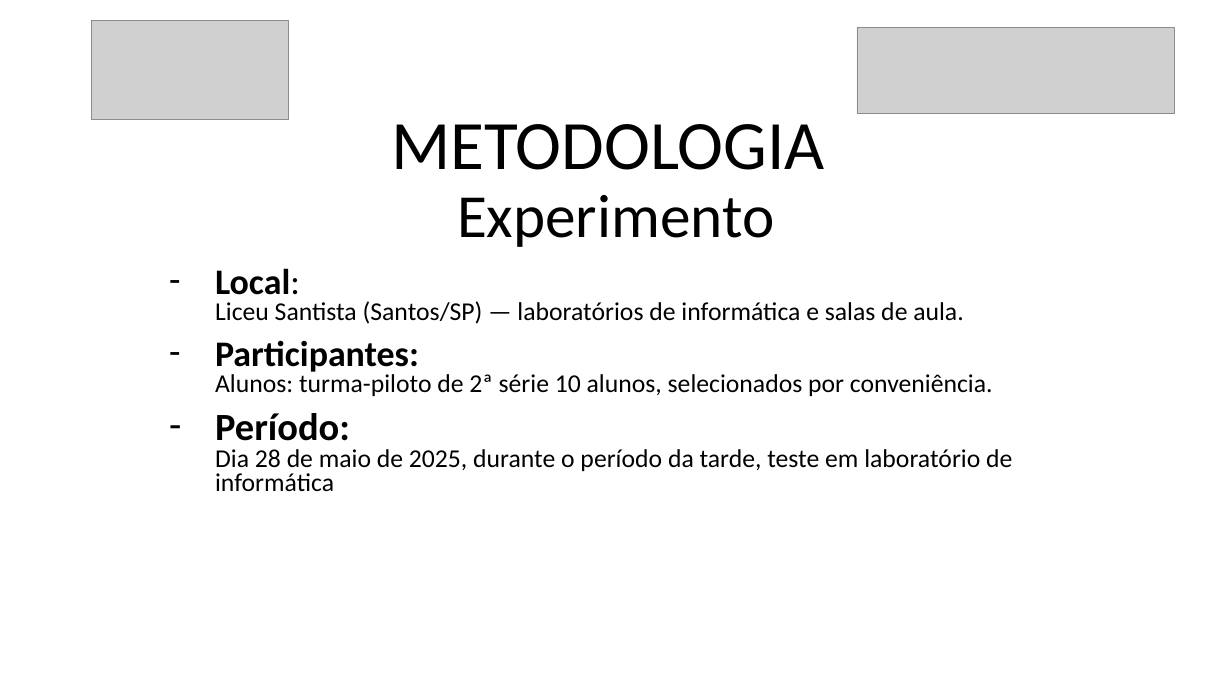
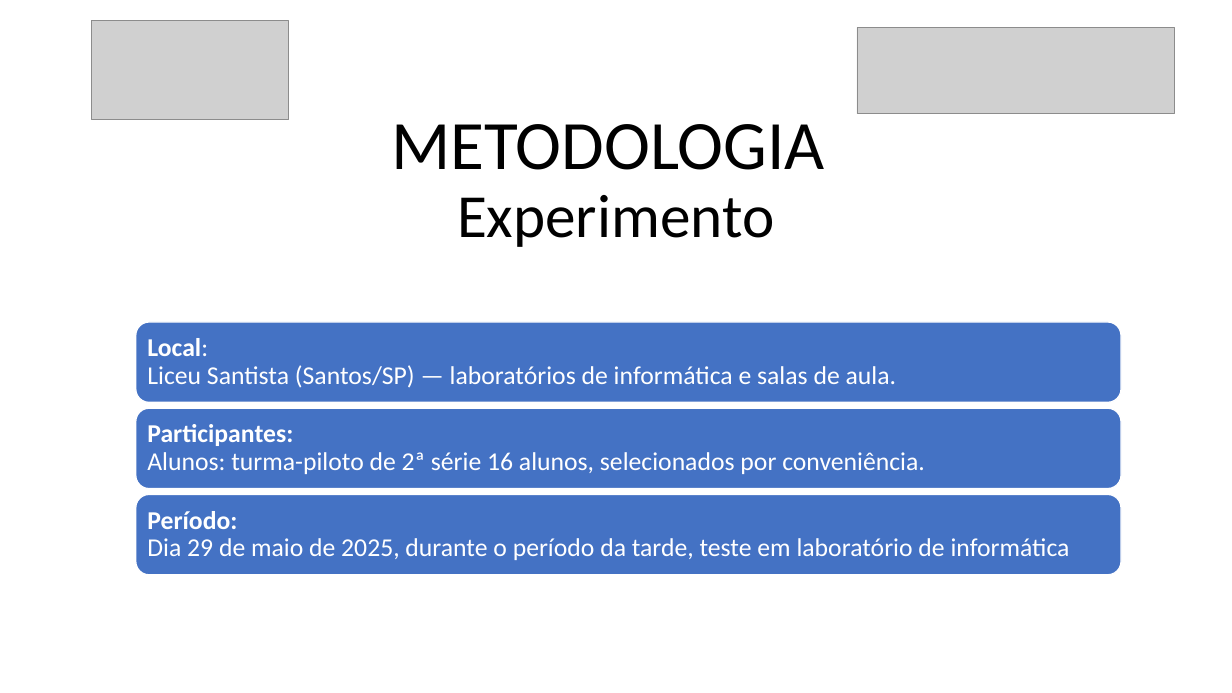
Before and after one commit to danilovaz7/curso-tecnico, a slide deck: slide 10 of liceu/3semestre/projeto integrador/tcc slide.pptx. Drawn at 1232x693 pixels with LibreOffice and Linux fonts; fonts in the diff are those of the drawing; grey boxes stand for pictures. Boxes give left, top, right and bottom in pixels: in the first picture for what was removed or moved away, otherwise in the second. Text is boxed around its words. In the diff, an @@ line names an element or a change of style, - is before the commit and + after.

```diff
--- a/liceu/3semestre/projeto integrador/tcc slide.pptx
+++ b/liceu/3semestre/projeto integrador/tcc slide.pptx
@@ subtitle removed at (215, 268, 1012, 491) @@
-– Local:
-  Liceu Santista (Santos/SP) — laboratórios de informática e salas de aula.
-– Participantes:
-  Alunos: turma-piloto de 2ª série 10 alunos, selecionados por conveniência.
-– Período:
-  Dia 28 de maio de 2025, durante o período da tarde, teste em laboratório de informática
@@ group added at (136, 322, 1121, 575): 3 rounded rectangles, 3 texts @@
+Local:
+Liceu Santista (Santos/SP) — laboratórios de informática e salas de aula.
+Participantes:
+Alunos: turma-piloto de 2ª série 16 alunos, selecionados por conveniência.
+Período:
+Dia 29 de maio de 2025, durante o período da tarde, teste em laboratório de informática
```
Also in this commit, not shown: 3 other slides changed, 1 slide added, 1 slide removed, 1 other file.
